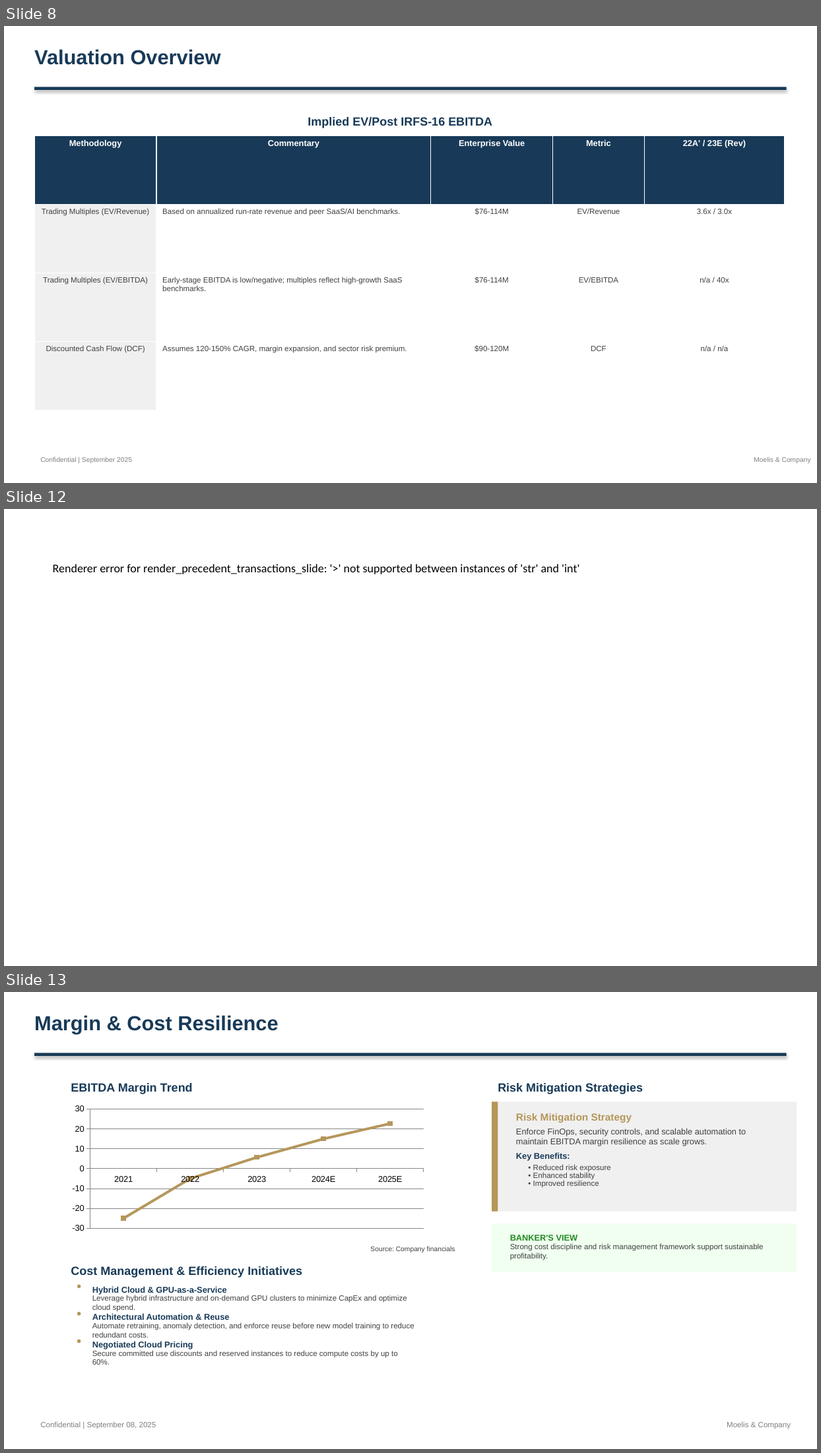
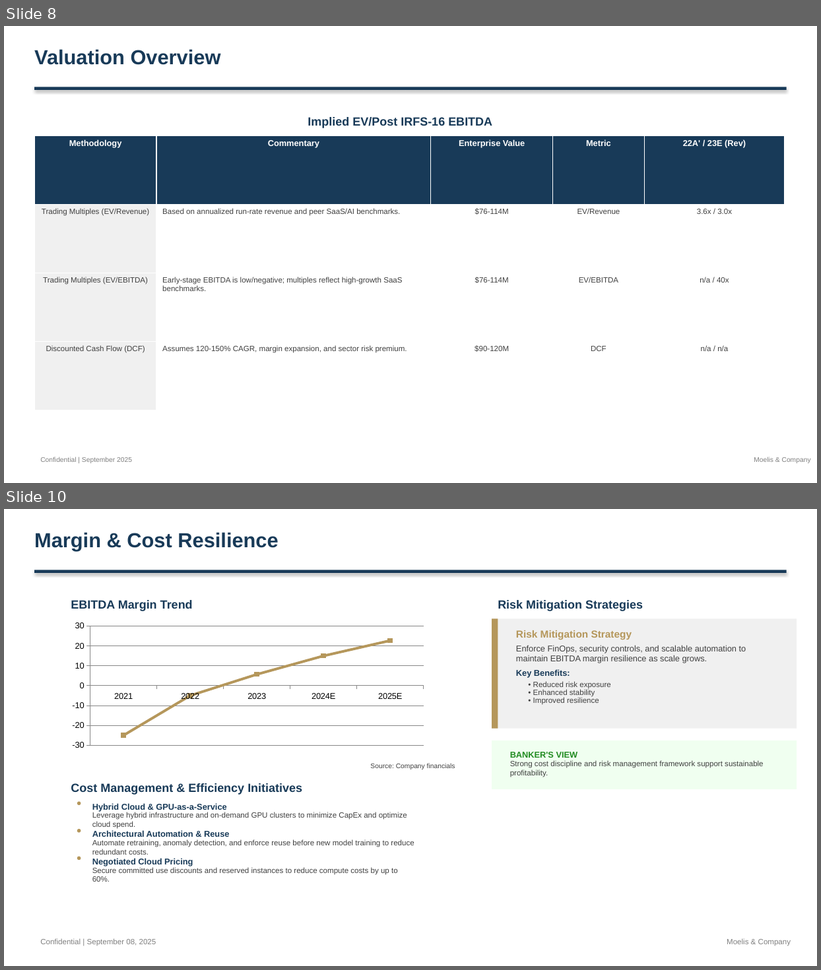
Before and after one commit to alinvb/slide_generator, a slide deck: ai_generated_deck.pptx. Shown one above the other, each under a label of ours: slides 8, 12 and 13 before the commit, slides 8 and 10 after it; the slides between them are not shown. The pictures are 821x1453 and 821x970 pixels, drawn with LibreOffice and Linux fonts; fonts in the diff are those of the drawing. Boxes give left, top, right and bottom in pixels: in the first picture for what was removed or moved away, otherwise in the second. Text is boxed around its words. In the diff, an @@ line names an element or a change of style, - is before the commit and + after.

Commit message:
fix: Resolve timeline and buyer profiles rendering issues with type safety
- Add isinstance() type checking in slide_templates.py for timeline items
- Support both string and dictionary formats for timeline data
- Fix buyer profiles field mapping in json_data_fixer.py
- Correct field names to match Content IR structure (remove 'concerns', 'fit_score')
- All 15 slides now render without errors
- Timeline section shows proper content instead of being empty
- Buyer profiles display real descriptions instead of 'N/A'
- Generate comprehensive test JSONs with all fixes applied

```diff
--- a/ai_generated_deck.pptx
+++ b/ai_generated_deck.pptx
@@ slide 12 removed at box(4, 509, 817, 966), background #FFFFFF @@
@@ text removed at box(53, 564, 580, 574) @@
-Renderer error for render_precedent_transactions_slide: '>' not supported between instances of 'str' and 'int'
@@ what was slide 13 is now slide 10 @@
```
Also in this commit, not shown: 4 slides changed, 1 slide added, 4 other slides removed, 6 other files.
